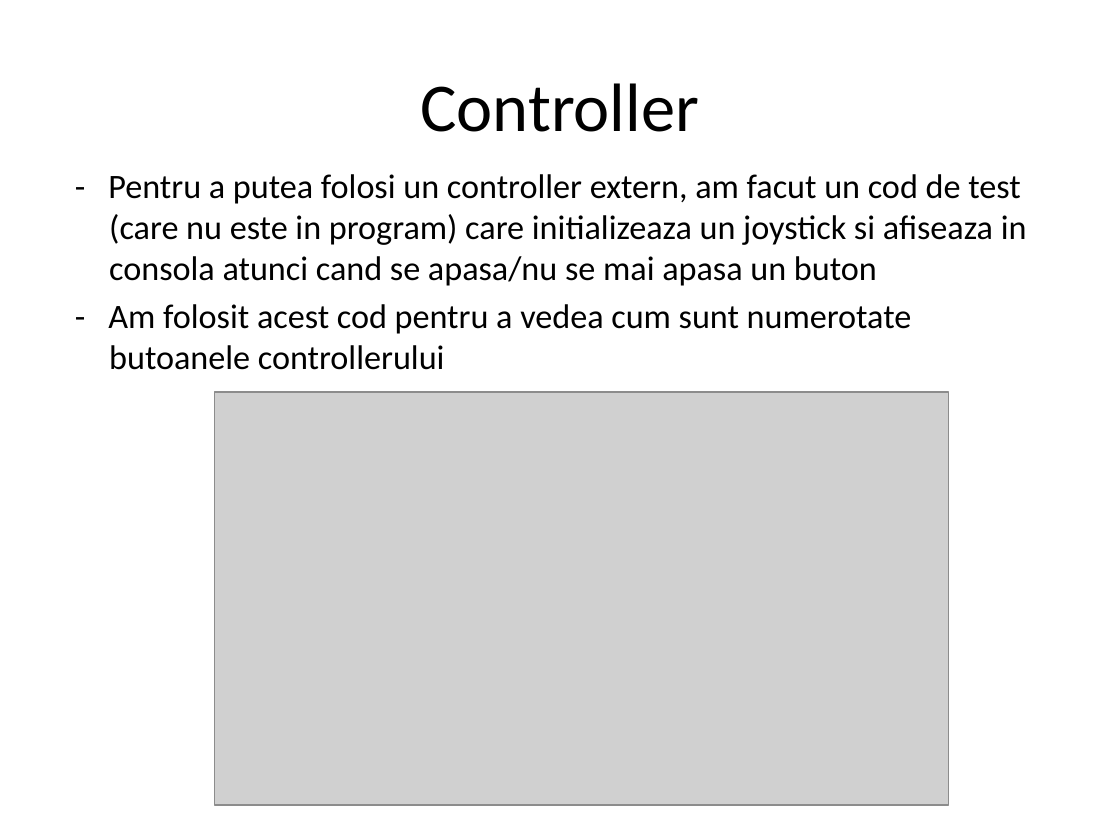
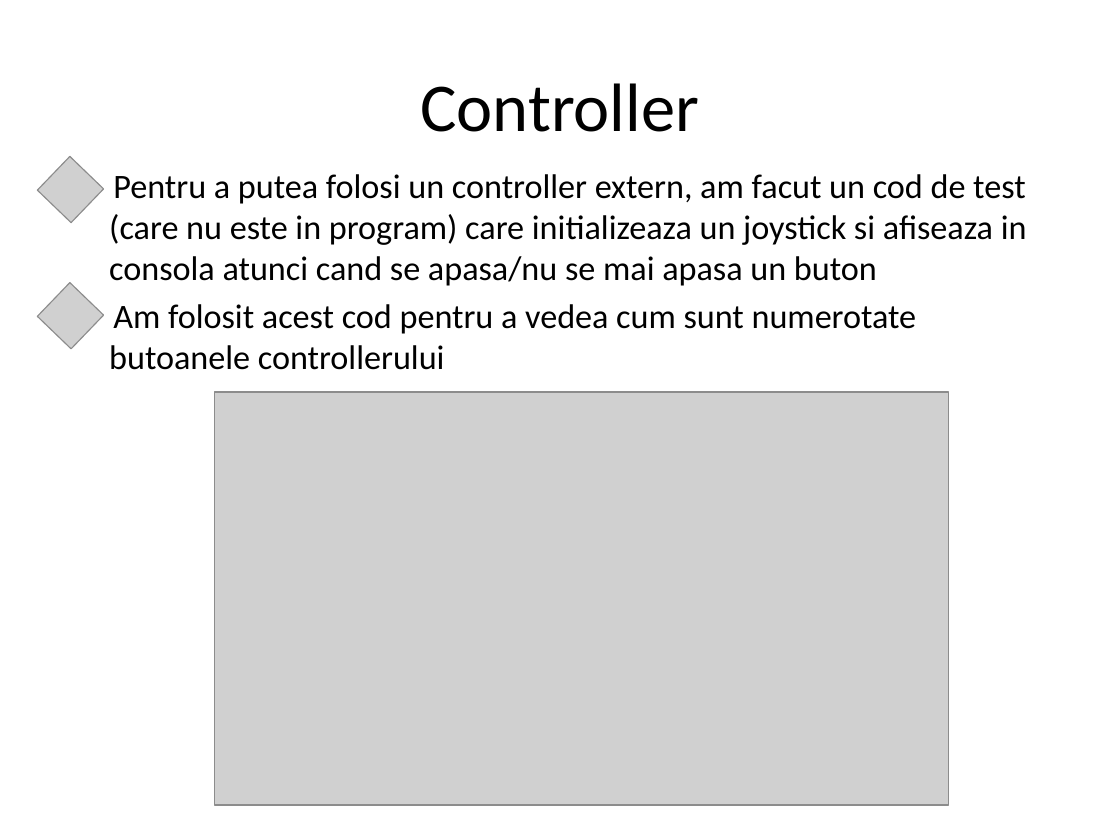
Before and after one commit to cristina07a/Endless-Runner-Game, a slide deck: slide 16 of Endless Runner.pptx. Drawn at 1120x840 pixels with LibreOffice and Linux fonts; fonts in the diff are those of the drawing; grey boxes stand for pictures; background and template pictures are left out. Boxes give left, top, right and bottom in pixels: in the first picture for what was removed or moved away, otherwise in the second. Text is boxed around its words. In the diff, an @@ line names an element or a change of style, - is before the commit and + after.

```diff
--- a/Endless Runner.pptx
+++ b/Endless Runner.pptx
@@ picture added at <box>37,156,104,223</box> @@
@@ text at <box>109,174,1027,370</box>: text changed @@
-- Pentru a putea folosi un controller extern, am facut un cod de test (care nu este in program) care initializeaza un joystick si afiseaza in consola atunci cand se apasa/nu se mai apasa un buton
-- Am folosit acest cod pentru a vedea cum sunt numerotate butoanele controllerului
+Pentru a putea folosi un controller extern, am facut un cod de test (care nu este in program) care initializeaza un joystick si afiseaza in consola atunci cand se apasa/nu se mai apasa un buton
+Am folosit acest cod pentru a vedea cum sunt numerotate butoanele controllerului
@@ picture added at <box>37,283,104,349</box> @@
```
Also in this commit, not shown: 5 other slides changed, 1 other file.
